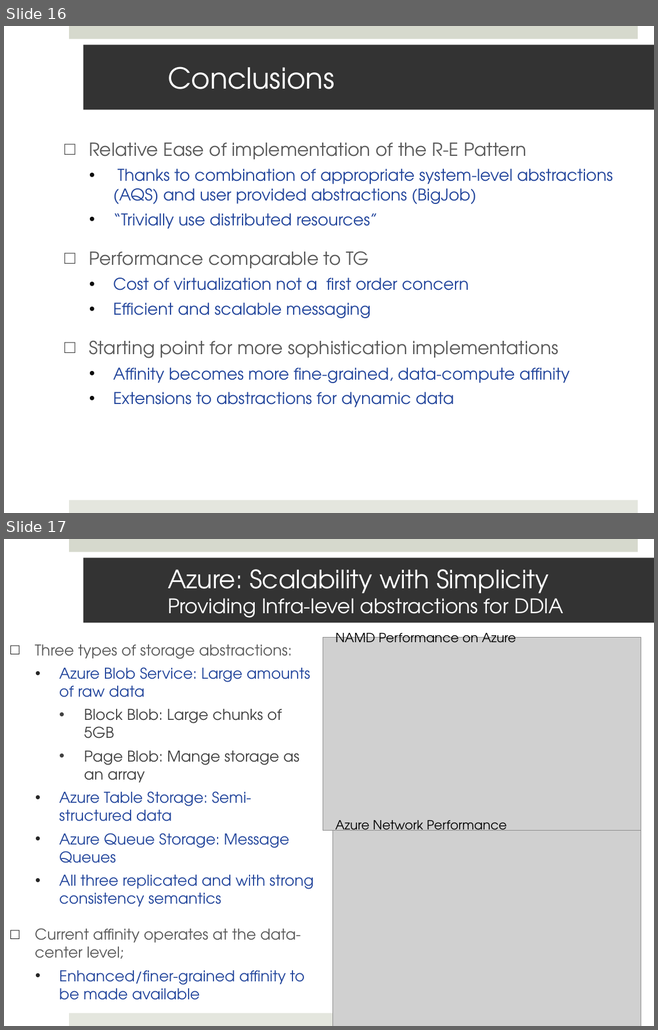
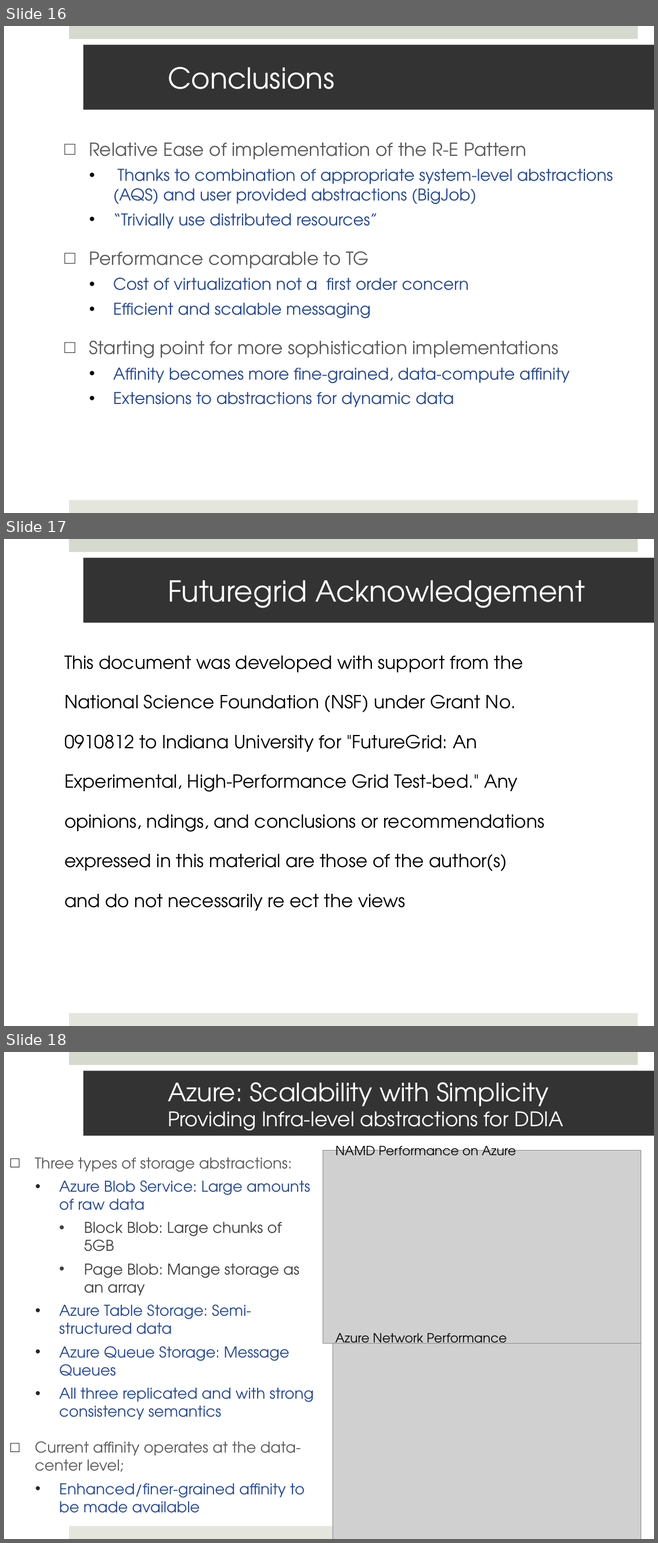
Before and after one commit to saga-project/saga-cpp-legacy-projects, a slide deck: papers/cloudcom10/presentation/saga-azure-cloudcom10.pptx. Shown one above the other, each under a label of ours: slides 16 and 17 before the commit, slides 16, 17 and 18 after it. The pictures are 658x1030 and 658x1543 pixels, drawn with LibreOffice and Linux fonts; fonts in the diff are those of the drawing; grey boxes stand for pictures. Boxes give left, top, right and bottom in pixels: in the first picture for what was removed or moved away, otherwise in the second. Text is boxed around its words. In the diff, an @@ line names an element or a change of style, - is before the commit and + after.

```diff
--- a/papers/cloudcom10/presentation/saga-azure-cloudcom10.pptx
+++ b/papers/cloudcom10/presentation/saga-azure-cloudcom10.pptx
@@ slide 17 added at <box>4,539,654,1026</box>, background #FFFFFF; not listed: 2 template elements that a slide beside it also shows @@
@@ title added at <box>83,558,654,623</box>, fill #333333, 32 pt, text #FFFFFF @@
+Futuregrid Acknowledgement
@@ text added at <box>64,656,545,911</box>, 20 pt, text #000000 @@
+This document was developed with support from the
+National Science Foundation (NSF) under Grant No.
+0910812 to Indiana University for "FutureGrid: An
+Experimental, High-Performance Grid Test-bed." Any
+opinions, ndings, and conclusions or recommendations
+expressed in this material are those of the author(s)
+and do not necessarily re ect the views
@@ what was slide 17 is now slide 18 @@
```
Also in this commit, not shown: 4 slides changed.
